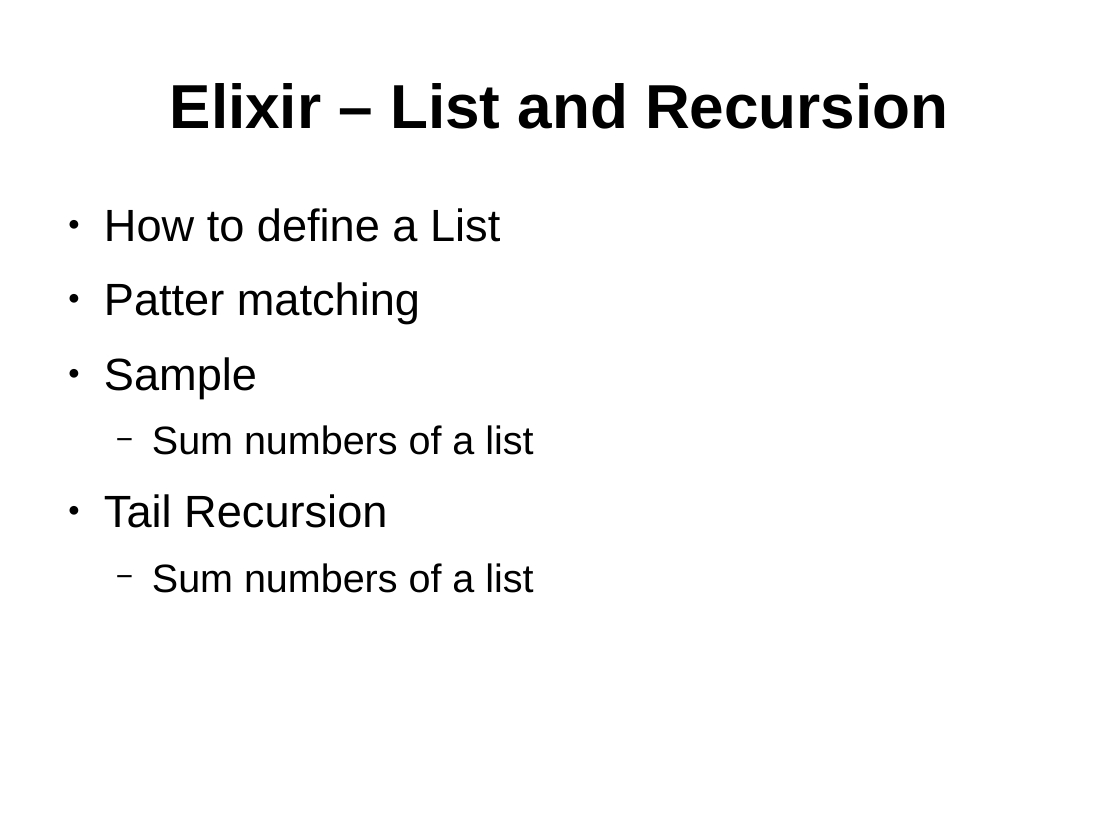
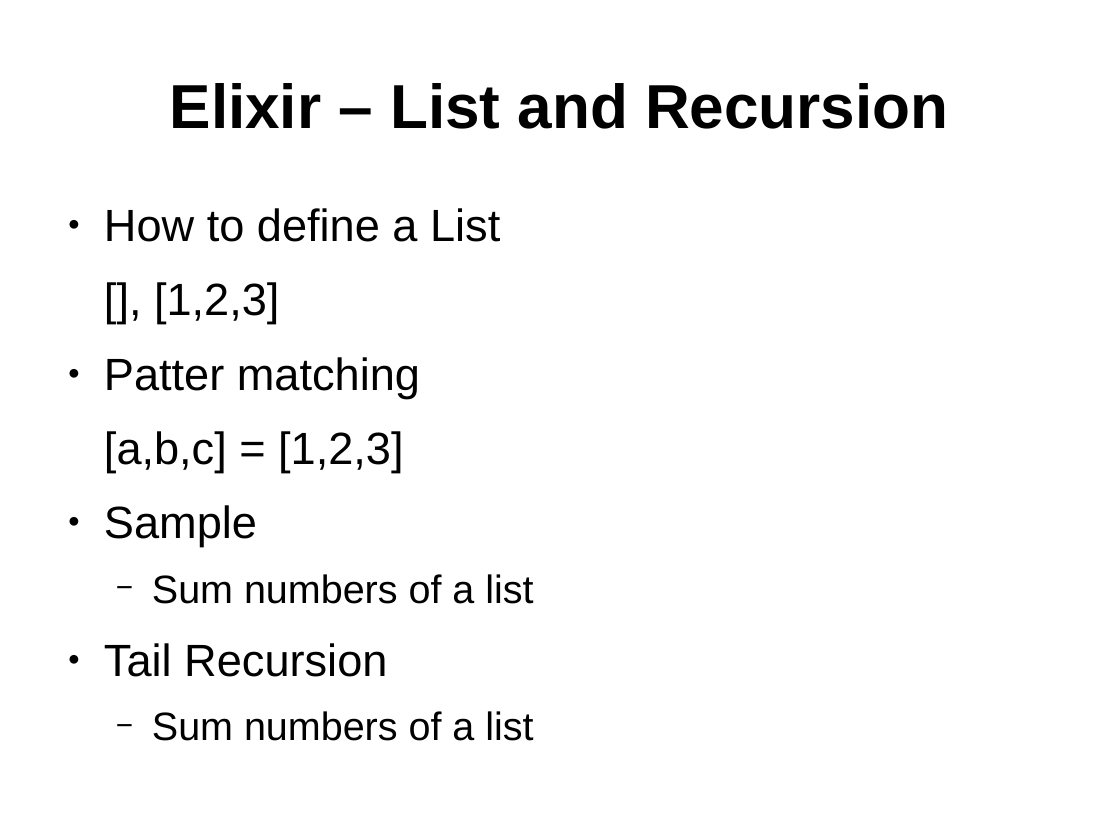
Before and after one commit to ramortegui/talks, a slide deck: slide 15 of elixir-basics.odp. Drawn at 1120x840 pixels with LibreOffice and Linux fonts; fonts in the diff are those of the drawing. Boxes give left, top, right and bottom in pixels: in the first picture for what was removed or moved away, otherwise in the second. Text is boxed around its words. In the diff, an @@ line names an element or a change of style, - is before the commit and + after.

```diff
--- a/elixir-basics.odp
+++ b/elixir-basics.odp
@@ text at [154, 282, 279, 324]: paragraph added @@
+[], [1,2,3]
@@ text at [104, 431, 403, 472]: paragraph added @@
+[a,b,c] = [1,2,3]
```
Also in this commit, not shown: 7 other slides changed.
